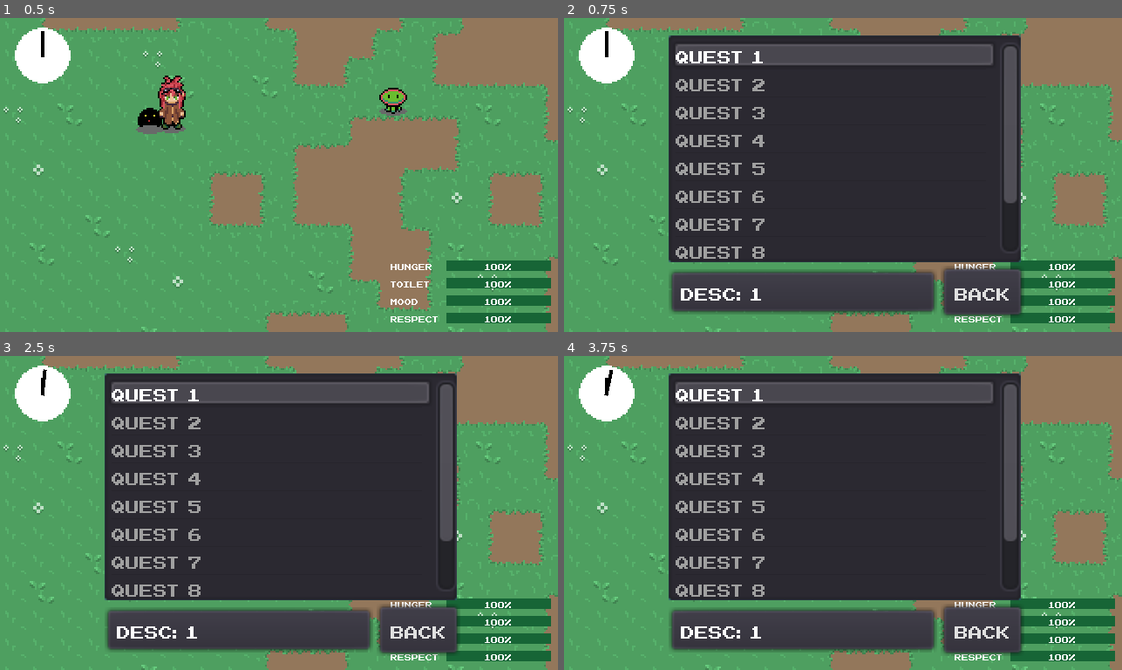
Above: before the commit, frames 1-4 (two rows, left to right).
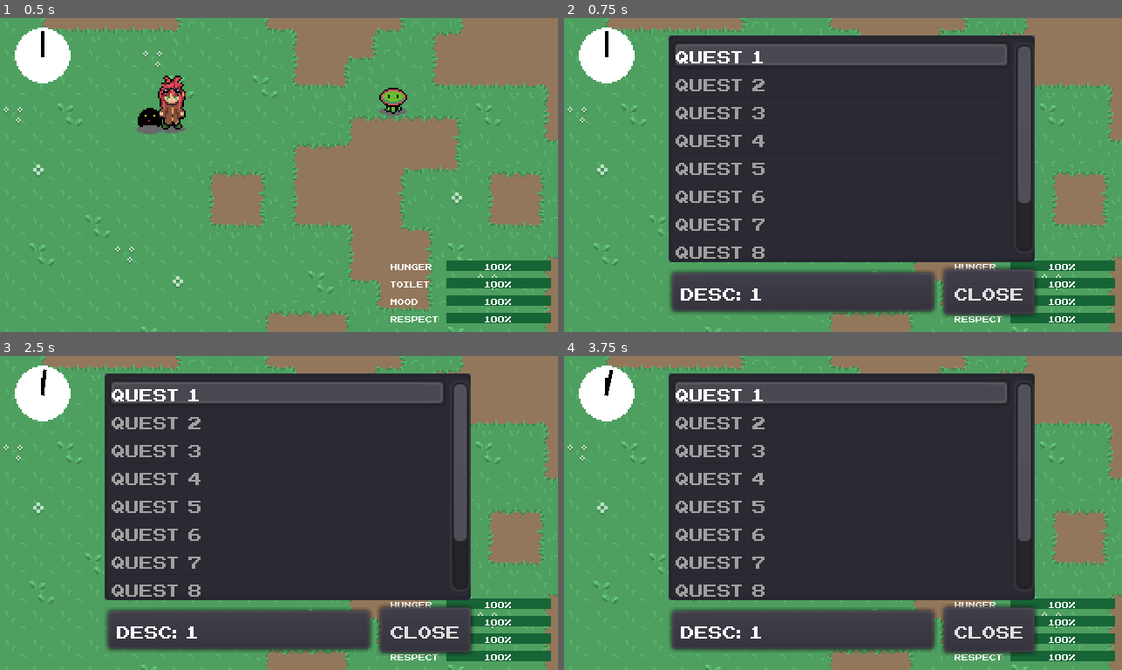
Above: after the commit, the same moments.

Repository: Morphclue/evo-world
Game: Godot game, scene res://world.tscn
Same seed, same stepped clock (60 frames per second), same inputs: the game is played once before the commit and once after it.
Inputs (mouse positions are in pixels of both pictures, inside the frame that each line leads up to):
- Up to frame 1 (0.5 s): no input
- Up to frame 2 (0.75 s): tap Enter (ui_accept) at 0.5 s; hold D (right) from 0.53 s (still down); tap J (journal) at 0.6 s
- Up to frame 3 (2.5 s): tap Enter (ui_accept) at 0.77, 2, 2.27 s; release D (right) at 1.25 s; click (418, 629) at 1.25 s, where only the run before the commit has a clickable "Back"; hold S (down) from 2.03 s (still down); tap K (confirm) at 2.1 s; tap J (journal) at 2.3 s
- Up to frame 4 (3.75 s): tap K (confirm) at 2.75 s; release S (down) at 2.78 s; hold D (right) 2.78-3.53 s; tap J (journal) at 2.85, 3.6 s; hold Up (ui_up) from 3.53 s (still down)

Frame 1 is identical in both runs. In frame 2, 3.9% of the frame differs, in the area x 70-85%, y 5-95%; in frame 3, 3.9%; in frame 4, 3.9%.

Commit message:
refactor: rename back to close

Diff:
--- a/autoload/eventBus.gd
+++ b/autoload/eventBus.gd
@@ -3,4 +3,4 @@
 #warning-ignore:unused_signal
 signal status_changed(status)
 #warning-ignore:unused_signal
-signal back_button_pressed()
+signal close_button_pressed()
--- a/ui/hud/hud.gd
+++ b/ui/hud/hud.gd
@@ -16,9 +16,9 @@
 
 
 func _init_signals() -> void:
-	var error_code = EventBus.connect("back_button_pressed", self, "_close_windows")
+	var error_code = EventBus.connect("close_button_pressed", self, "_close_windows")
 	if error_code != OK:
-		print("Failed to connect back_button_pressed")
+		print("Failed to connect close_button_pressed")
 
 
 func _handle_input() -> void:
--- a/ui/menus/inventory.gd
+++ b/ui/menus/inventory.gd
@@ -92,5 +92,5 @@
 		grid_container.add_child(panel_container)
 
 
-func _on_back_pressed() -> void:
-	EventBus.emit_signal("back_button_pressed")
+func _on_close_pressed() -> void:
+	EventBus.emit_signal("close_button_pressed")
--- a/ui/menus/inventory.tscn
+++ b/ui/menus/inventory.tscn
@@ -23,7 +23,7 @@
 }
 
 [node name="control" type="Control" parent="vBox"]
-margin_right = 202.0
+margin_right = 210.0
 margin_bottom = 130.0
 rect_min_size = Vector2( 200, 130 )
 
@@ -48,7 +48,7 @@
 
 [node name="hBox" type="HBoxContainer" parent="vBox"]
 margin_top = 134.0
-margin_right = 202.0
+margin_right = 210.0
 margin_bottom = 160.0
 
 [node name="panelContainer" type="PanelContainer" parent="vBox/hBox"]
@@ -62,13 +62,13 @@
 margin_bottom = 19.0
 rect_min_size = Vector2( 140, 0 )
 
-[node name="back" type="Button" parent="vBox/hBox"]
+[node name="close" type="Button" parent="vBox/hBox"]
 margin_left = 158.0
-margin_right = 202.0
+margin_right = 210.0
 margin_bottom = 26.0
-text = "Back"
+text = "close"
 __meta__ = {
 "_edit_use_anchors_": false
 }
 
-[connection signal="pressed" from="vBox/hBox/back" to="." method="_on_back_pressed"]
+[connection signal="pressed" from="vBox/hBox/close" to="." method="_on_close_pressed"]
--- a/ui/menus/journal.gd
+++ b/ui/menus/journal.gd
@@ -42,5 +42,5 @@
 	description.text = quests[index].description
 
 
-func _on_back_pressed() -> void:
-	EventBus.emit_signal("back_button_pressed")
+func _on_close_pressed() -> void:
+	EventBus.emit_signal("close_button_pressed")
--- a/ui/menus/journal.tscn
+++ b/ui/menus/journal.tscn
@@ -26,14 +26,14 @@
 }
 
 [node name="itemList" type="ItemList" parent="vBox"]
-margin_right = 202.0
+margin_right = 210.0
 margin_bottom = 130.0
 rect_min_size = Vector2( 200, 130 )
 custom_fonts/font = ExtResource( 1 )
 
 [node name="hBox" type="HBoxContainer" parent="vBox"]
 margin_top = 134.0
-margin_right = 202.0
+margin_right = 210.0
 margin_bottom = 160.0
 
 [node name="panelContainer" type="PanelContainer" parent="vBox/hBox"]
@@ -48,14 +48,14 @@
 rect_min_size = Vector2( 140, 0 )
 text = "Description"
 
-[node name="back" type="Button" parent="vBox/hBox"]
+[node name="close" type="Button" parent="vBox/hBox"]
 margin_left = 158.0
-margin_right = 202.0
+margin_right = 210.0
 margin_bottom = 26.0
-text = "Back"
+text = "Close"
 __meta__ = {
 "_edit_use_anchors_": false
 }
 
 [connection signal="item_selected" from="vBox/itemList" to="." method="_on_itemList_item_selected"]
-[connection signal="pressed" from="vBox/hBox/back" to="." method="_on_back_pressed"]
+[connection signal="pressed" from="vBox/hBox/close" to="." method="_on_close_pressed"]
